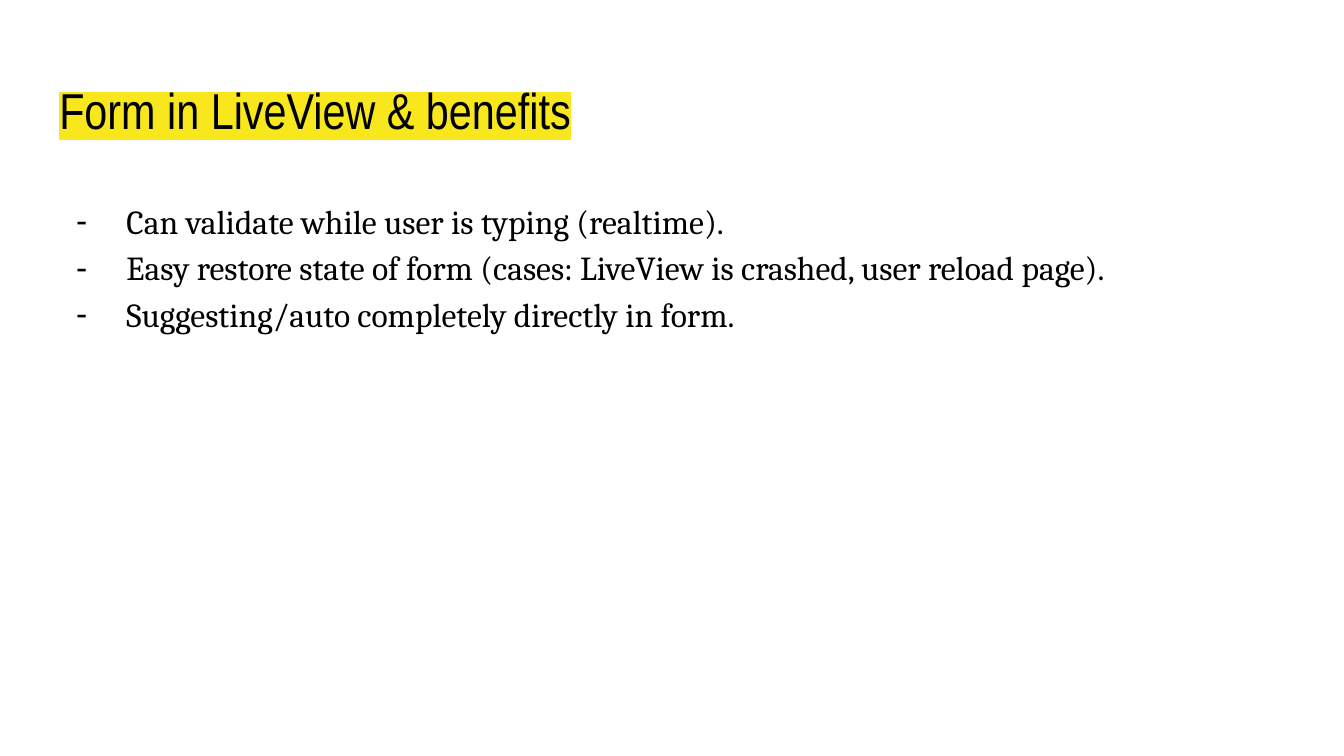
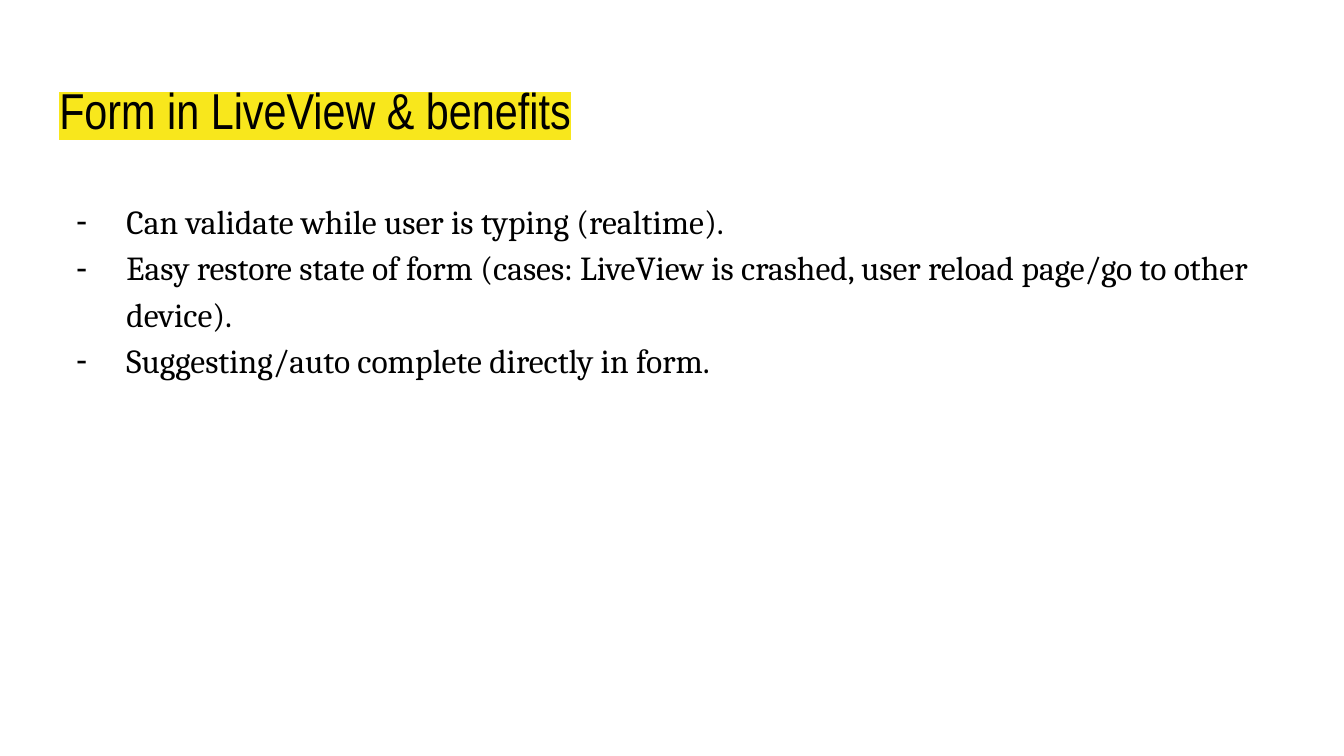
Before and after one commit to ohhi-vn/sharing_ecto_form, a slide deck: slide 16 of slide/Using Ecto (without db) for validating form in Phoenix.pptx. Drawn at 1344x756 pixels with LibreOffice and Linux fonts; fonts in the diff are those of the drawing. Boxes give left, top, right and bottom in pixels: in the first picture for what was removed or moved away, otherwise in the second. Text is boxed around its words. In the diff, an @@ line names an element or a change of style, - is before the commit and + after.

Commit message:
update slide & demo

```diff
--- a/slide/Using Ecto (without db) for validating form in Phoenix.pptx
+++ b/slide/Using Ecto (without db) for validating form in Phoenix.pptx
@@ text at <box>126,256,1248,381</box>: text changed @@
-– Easy restore state of form (cases: LiveView is crashed, user reload page).
-– Suggesting/auto completely directly in form.
+– Easy restore state of form (cases: LiveView is crashed, user reload page/go to other device).
+– Suggesting/auto complete directly in form.
```
Also in this commit, not shown: 3 other files.
